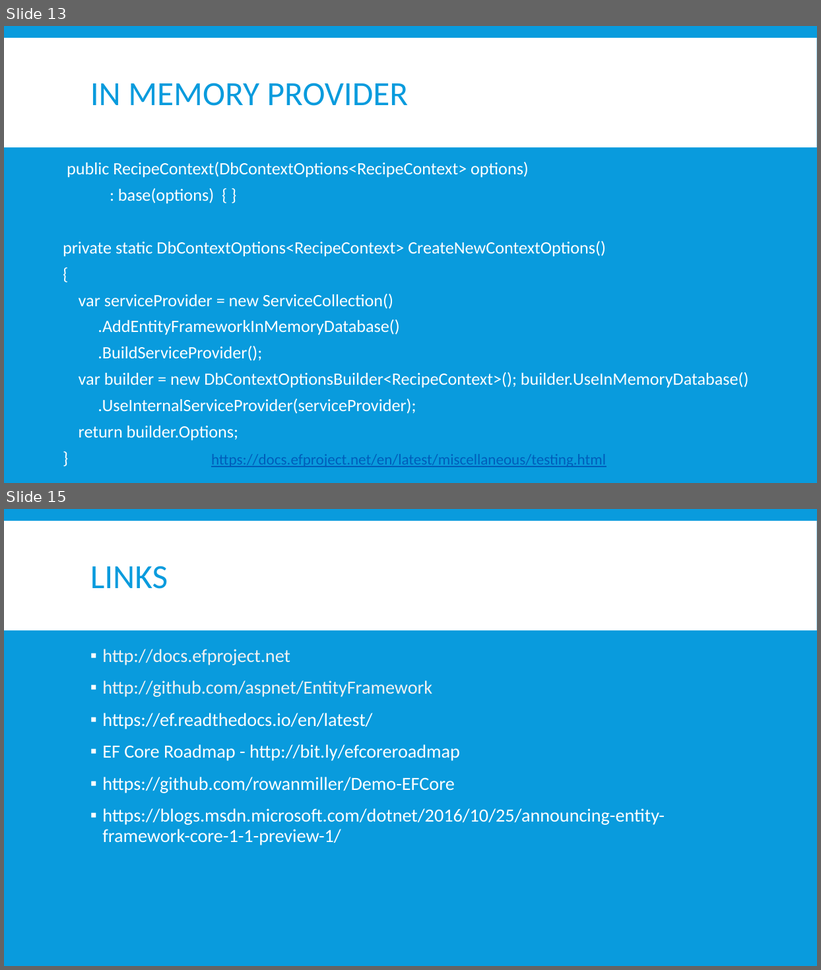
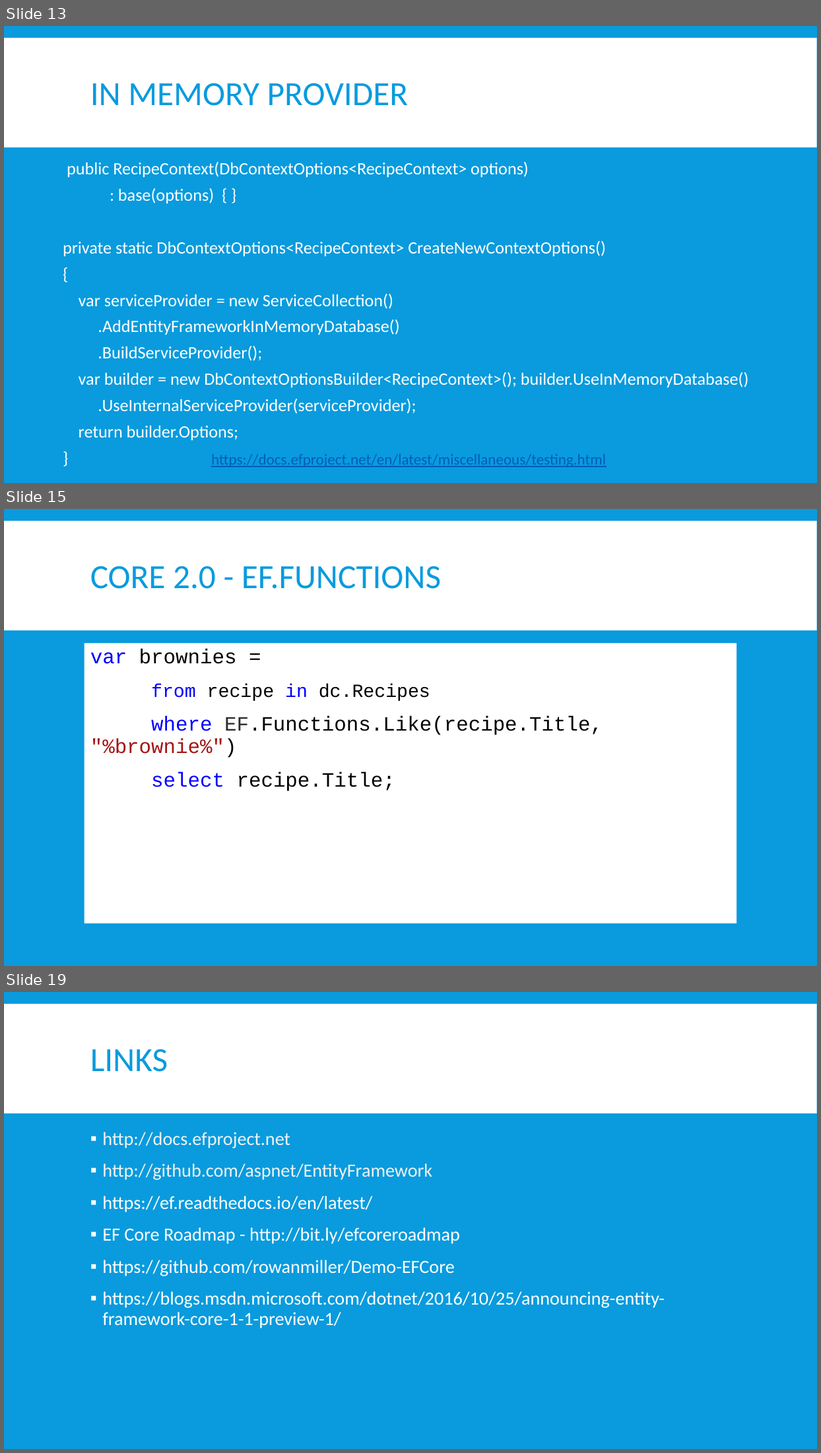
Before and after one commit to jwooley/EfCore, a slide deck: EfCoreGettingStarted.pptx. Shown one above the other, each under a label of ours: slides 13 and 15 before the commit, slides 13, 15 and 19 after it; the slides between them are not shown. The pictures are 821x970 and 821x1453 pixels, drawn with LibreOffice and Linux fonts; fonts in the diff are those of the drawing. Boxes give left, top, right and bottom in pixels: in the first picture for what was removed or moved away, otherwise in the second. Text is boxed around its words. In the diff, an @@ line names an element or a change of style, - is before the commit and + after.

```diff
--- a/EfCoreGettingStarted.pptx
+++ b/EfCoreGettingStarted.pptx
@@ slide 15 added at bbox=[4, 509, 817, 966], background #099BDD; not listed: 1 template element that a slide beside it also shows @@
@@ title added at bbox=[90, 566, 441, 589], 40 pt, text #099BDD @@
+CORE 2.0 - EF.FUNCTIONS
@@ text added at bbox=[85, 643, 737, 923], fill #FFFFFF, 24 pt, text #000000 @@
+var brownies =
+from recipe in dc.Recipes
+where EF.Functions.Like(recipe.Title, "%brownie%")
+select recipe.Title;
@@ what was slide 15 is now slide 19 @@
```
Also in this commit, not shown: 3 slides changed, 3 other slides added.
